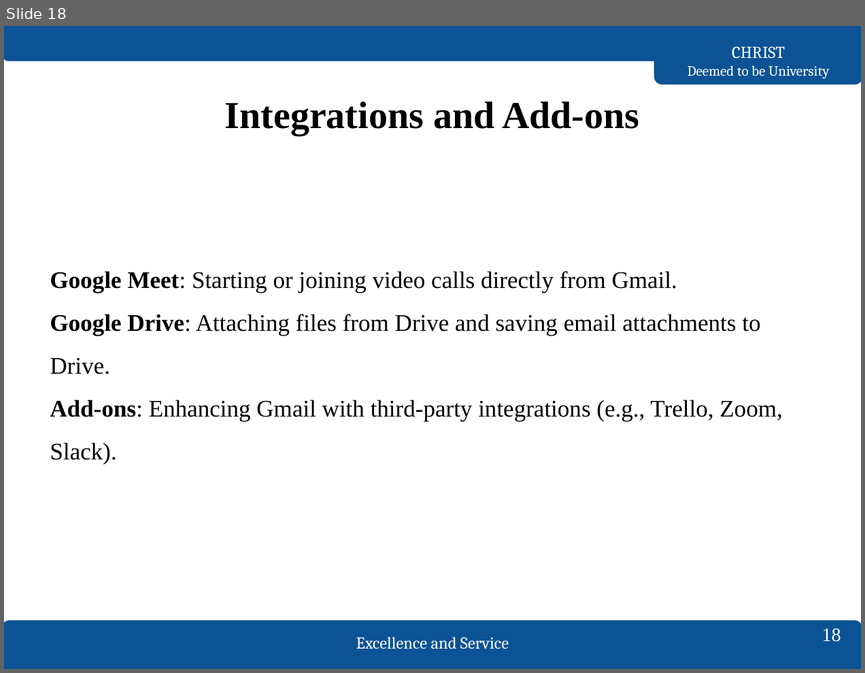
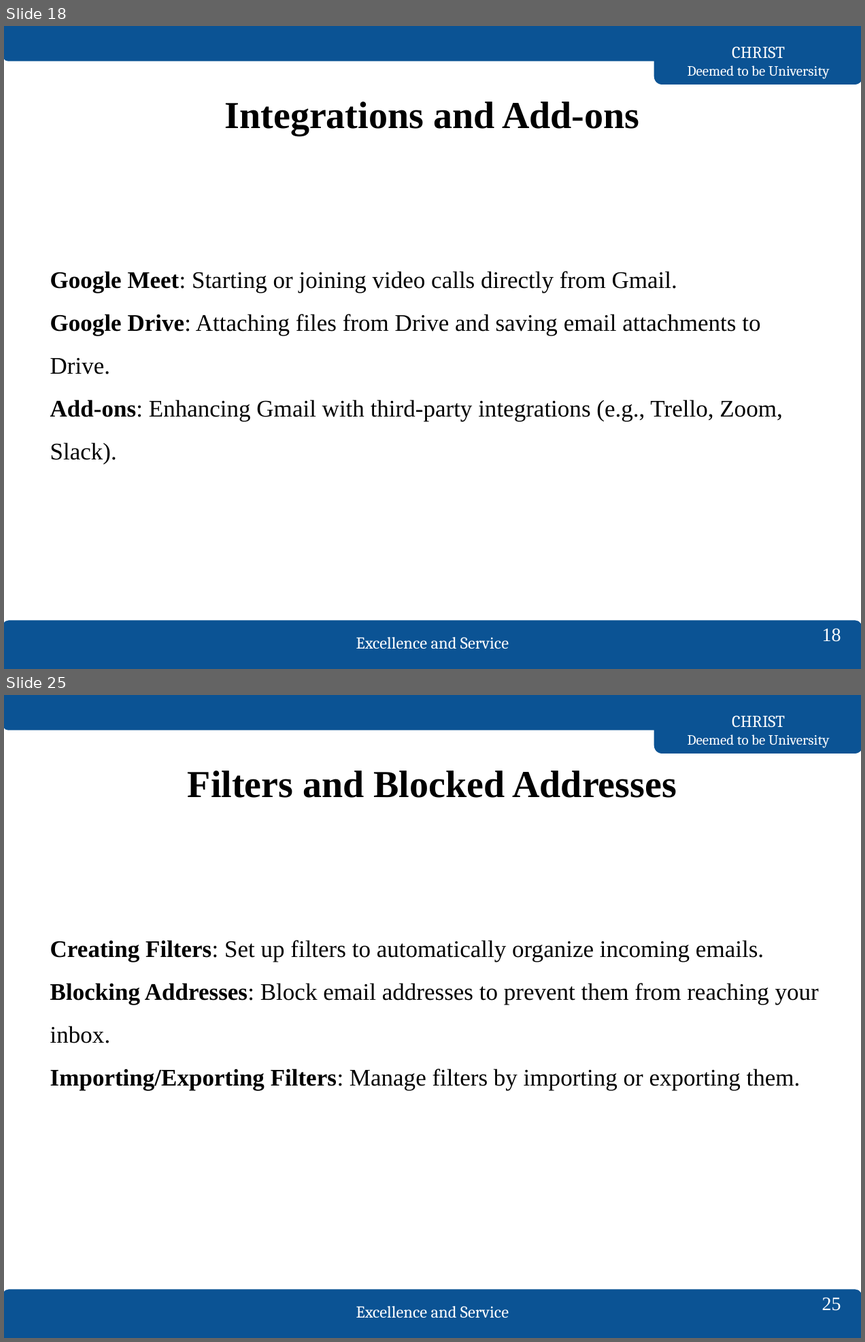
Before and after one commit to kavaskar786/4th_sem, a slide deck: digital mission/unit_1/ProjectPresentationTemplate.pptx. Shown one above the other, each under a label of ours: slide 18 before the commit, slides 18 and 25 after it; the slides between them are not shown. The pictures are 865x673 and 865x1342 pixels, drawn with LibreOffice and Linux fonts; fonts in the diff are those of the drawing. Boxes give left, top, right and bottom in pixels: in the first picture for what was removed or moved away, otherwise in the second. Text is boxed around its words. In the diff, an @@ line names an element or a change of style, - is before the commit and + after.

```diff
--- a/digital mission/unit_1/ProjectPresentationTemplate.pptx
+++ b/digital mission/unit_1/ProjectPresentationTemplate.pptx
@@ slide 25 added at bbox=[4, 695, 861, 1338], background #FFFFFF; not listed: 5 template elements that a slide beside it also shows @@
@@ title added at bbox=[188, 770, 677, 798], 32 pt, text #000000, bold @@
+Filters and Blocked Addresses
@@ text added at bbox=[50, 940, 819, 1090], 20 pt, text #000000 @@
+Creating Filters: Set up filters to automatically organize incoming emails.
+Blocking Addresses: Block email addresses to prevent them from reaching your inbox.
+Importing/Exporting Filters: Manage filters by importing or exporting them.
@@ page number added at bbox=[822, 1297, 841, 1310], 16 pt, text #FFFFFF @@
+25
```
Also in this commit, not shown: 1 slide changed, 15 other slides added, 2 other files.
